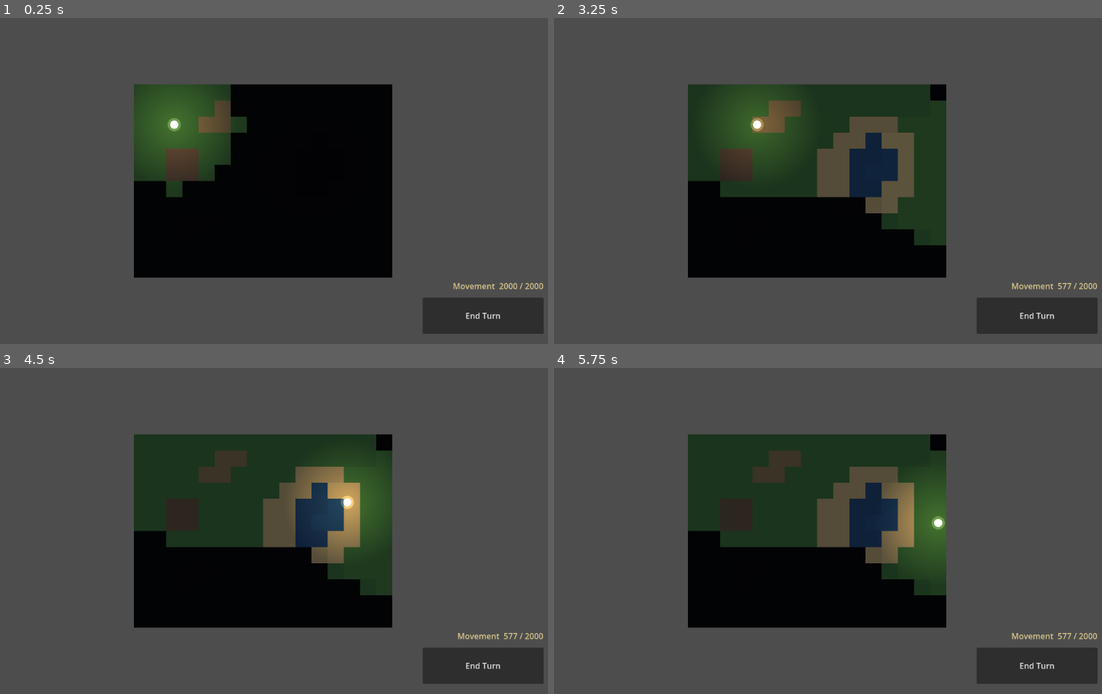
Above: before the commit, frames 1-4 (two rows, left to right).
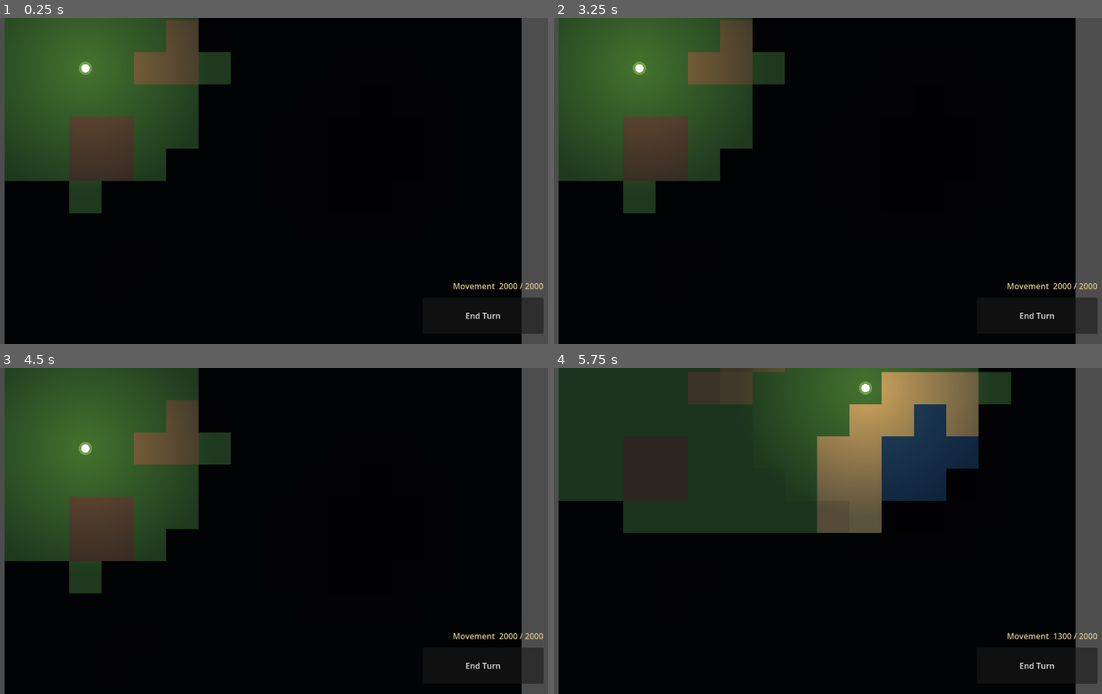
Above: after the commit, the same moments.

Repository: aweussom/noHeroes3
Game: Godot game, scene res://src/Main.tscn
Two runs of this game, one before a commit and one after it. Both use one fixed random seed, a clock stepped at 60 frames per second and the inputs below.
Inputs (mouse positions are in pixels of both pictures, inside the frame that each line leads up to):
- Up to frame 1 (0.25 s): no input
- Up to frame 2 (3.25 s): click "End Turn" at 0.5 s; click "End Turn" at 1.25 s; click "End Turn" at 2 s; tap Enter at 2.75 s; move the mouse to (943, 164) at 2.77 s; click (943, 164) at 2.92 s
- Up to frame 3 (4.5 s): drag from (147, 547) to (235, 596) at 3.52 s; move the mouse to (323, 459) at 4.27 s; click (323, 459) at 4.42 s
- Up to frame 4 (5.75 s): drag from (789, 596) to (641, 482) at 5.02 s

The runs differ from the first frame. In frame 1, 70% of the frame differs, in the area x 0-96%, y 0-100%; in frame 2, 82%; in frame 3, 83%, in the area x 0-100%, y 0-100%; in frame 4, 77%.

Commit message:
Switch to HD Edition art (reverses the 8-bit plan)
Play-testing showed the HD Edition art looks notably better and still
reads as retro, so the project adopts it. The swappable AssetLibrary/
manifest layer absorbed the switch with zero manifest or game-code edits
beyond TILE_SIZE (32 -> 64, the x2 HD scale).

New tooling/pak_to_atlas.py unpacks the Steam HD .pak (per VCMI
PakLoader/DdsFormat): zlib-inflate each sheet -> Pillow-decode the DXT
DDS -> crop each sprite, rotating rot=1 sprites 90deg CW (ROTATE_270,
matching VCMI's Rotate90 — ROTATE_90 renders them upside down).

The HD pak repacks sprites left-aligned and drops per-frame layout, so:
- build_hero_assets.py now takes HD pixels + classic GOG def geometry
  (group/frame/name/margins, matched by frame name) -> directional atlas.
- build_terrain_assets.py picks the cleanest 64px fill tile from the pak.
- def_to_atlas.py exposes frame names + dims for that cross-reference.

Both the Steam HD and GOG Complete installs are now required to rebuild
assets. CLAUDE.md / README / PLAN / memory updated. Verified: all hero
facings upright + animated, terrain crisp, clean headless boot.

Co-Authored-By: Claude Opus 4.8 (1M context) <noreply@anthropic.com>

Diff:
--- a/src/map/MapView.gd
+++ b/src/map/MapView.gd
@@ -8,7 +8,7 @@
 ## checkout before the gitignored assets/ folder has been generated. The painting loop is
 ## texture-agnostic; only _terrain_texture() decides real-vs-placeholder.
 
-const TILE_SIZE := 32
+const TILE_SIZE := 64   # HD Edition art is the x2 scale (64px tiles); see tooling/build_*_assets.py
 
 # Terrain id (MapModel.*) -> placeholder colour. Dark and low-glare on purpose.
 # A member var (not const): Color("hex") and cross-class const refs aren't constant expressions.
Not shown, added: src/core/SaveGame.gd.uid
Not shown, changed: CLAUDE.md
Not shown, changed: PLAN.md
Not shown, changed: README.md
Not shown, changed: tooling/build_hero_assets.py
Not shown, changed: tooling/build_terrain_assets.py
Not shown, changed: tooling/def_to_atlas.py
Not shown, added: tooling/pak_to_atlas.py
